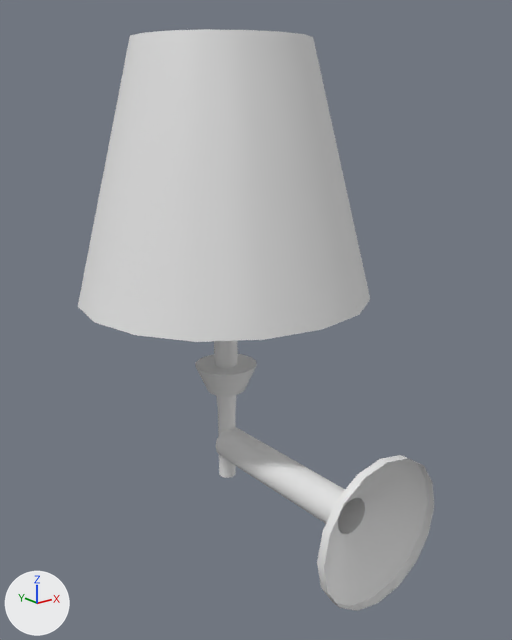
The FBX model Assets/Arts/Models/model_light_lamp_01.fbx, before and after one commit.
Before and after are seen from a camera (50 mm lens) standing at (-0.527, -0.437, 0.455) and looking at (0.001, 0.223, 0.191). The lights are fixed; the arrows at lower left show +X, +Y and +Z. Where no turn or scale is listed for an object, it has been applied to the vertices.
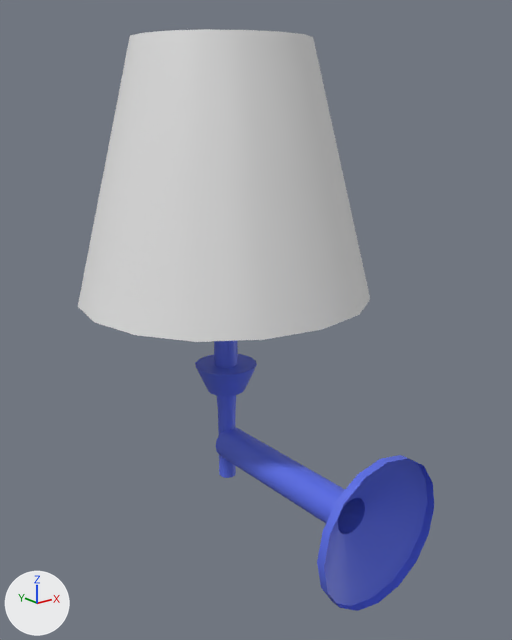
What differs and where, as boxes [x1, y1, x2, y2] in the pictures (512 x 640 px):
```json
{"part": 1, "of": "me_cube_008", "change": "recoloured", "before": [195, 354, 293, 490], "after": [195, 354, 293, 490], "on screen": "white to blue"}
{"part": 2, "of": "me_cube_008", "change": "recoloured", "before": [317, 455, 434, 611], "after": [317, 455, 434, 611], "on screen": "white to blue"}
{"part": 3, "of": "me_cube_008", "change": "recoloured", "before": [271, 459, 365, 534], "after": [271, 459, 365, 534], "on screen": "white to blue"}
{"part": 4, "of": "me_cube_008", "change": "recoloured", "before": [214, 341, 238, 368], "after": [214, 341, 238, 368], "on screen": "white to blue"}
```

Scene script edits in JSON lines:
```json
{"op": "add", "block": "mat_material_002", "code": ["mat_material_002 = principled_material('Material.002')", "mat_material_002.base_color = (0.101, 0.153, 0.8)  # blue #596de7"]}
{"op": "add", "block": "mat_material", "code": ["mat_material = principled_material('Material')", "mat_material.base_color = (0.8, 0.8, 0.8)  # white #e7e7e7"]}
{"block": "me_cube_008", "where": "me_cube_008.from_pydata(...)  # 386 vertices, 352 faces; spans x -0.186..0.186, y 0.0..0.469, z -0.088..0.522"}
{"block": "me_cube_008", "where": "# used by ob_cube_008; location = (0.0, 0.0, 0.0)"}
{"block": "me_cube_008", "change": "me_cube_008 part 1: all 192 faces centred in x -0.036..0.036, y 0.223..0.321, z -0.024..0.115 switch from no material to mat_material_002 (blue #596de7)"}
{"block": "me_cube_008", "change": "me_cube_008 part 2: all 64 faces centred in x -0.085..0.085, y 0.003..0.038, z -0.085..0.085 switch from no material to mat_material_002 (blue #596de7)"}
{"block": "me_cube_008", "change": "me_cube_008 part 3: all 16 faces centred in x -0.022..0.022, y 0.106, z -0.021..0.021 switch from no material to mat_material_002 (blue #596de7)"}
{"block": "me_cube_008", "change": "me_cube_008 part 4: all 16 faces centred in x -0.015..0.015, y 0.271..0.301, z 0.203..0.204 switch from no material to mat_material_002 (blue #596de7)"}
{"op": "add", "block": "me_cube_008", "code": "me_cube_008.materials.append(mat_material)  # white #e7e7e7"}
```
